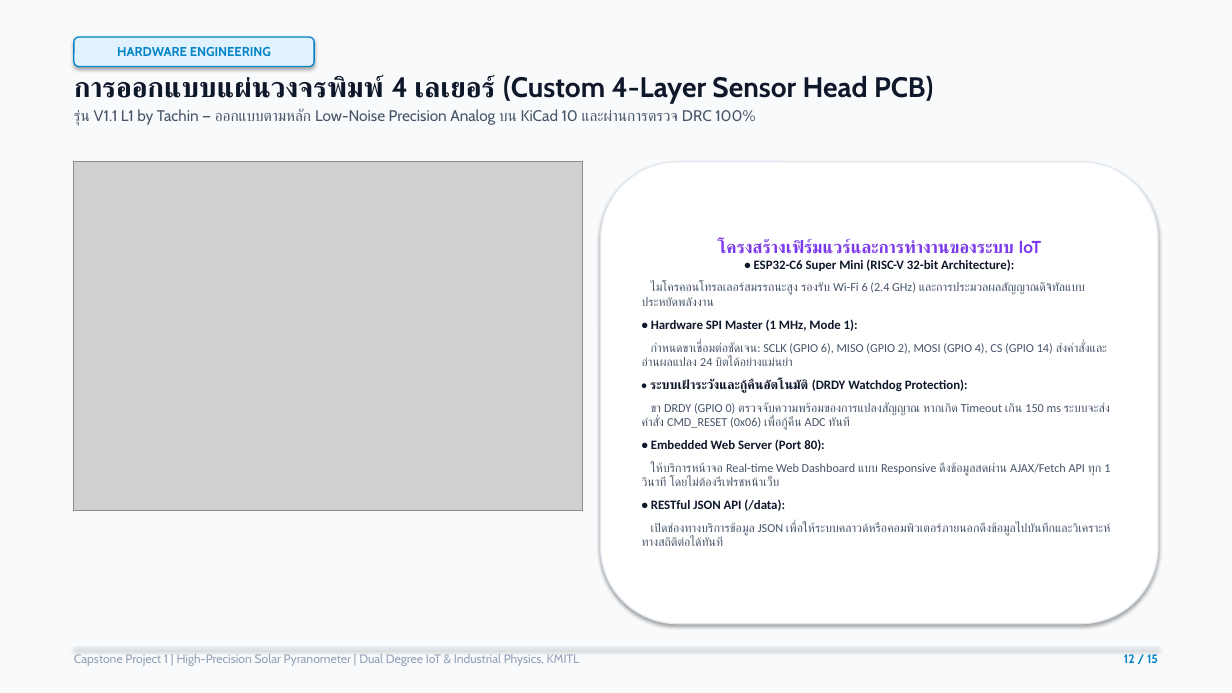
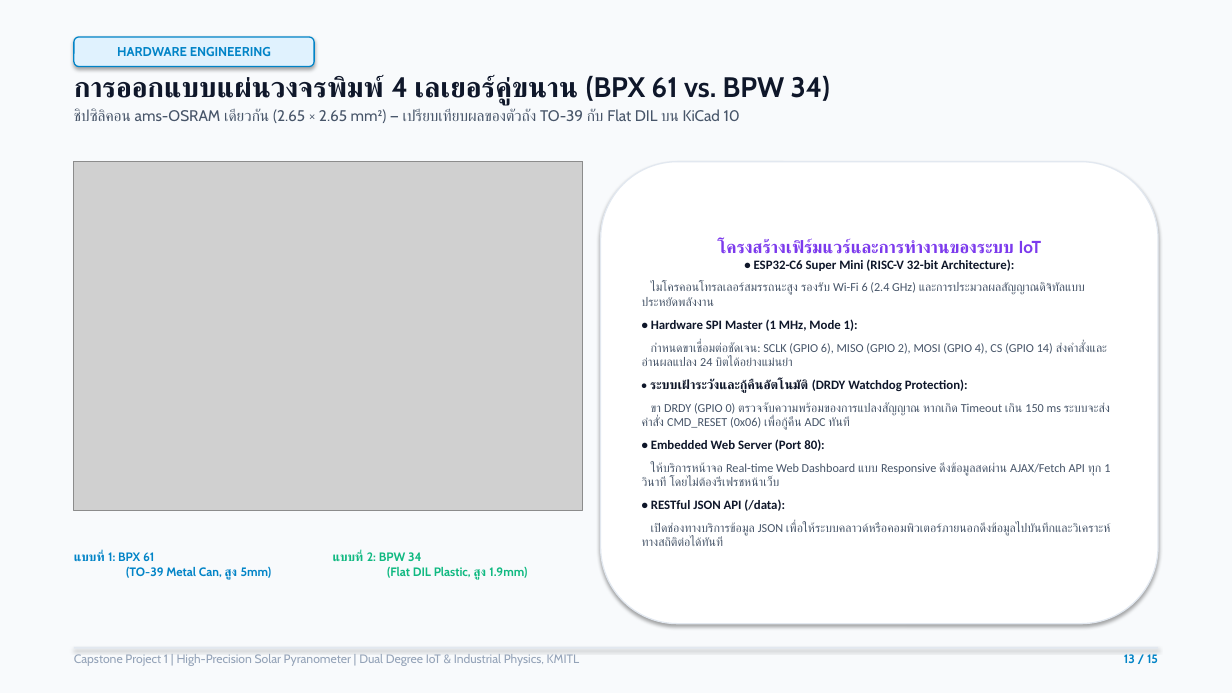
Before and after one commit to tachin-r/Pyranometer_Over_engineering, a slide deck: slide 13 of Report_doc/69_IoT_Pyranometer_Capstone1_Slides.pptx (slide 12 before the commit). Drawn at 1232x693 pixels with LibreOffice and Linux fonts; fonts in the diff are those of the drawing; grey boxes stand for pictures. Boxes give left, top, right and bottom in pixels: in the first picture for what was removed or moved away, otherwise in the second. Text is boxed around its words. In the diff, an @@ line names an element or a change of style, - is before the commit and + after.

```diff
--- a/Report_doc/69_IoT_Pyranometer_Capstone1_Slides.pptx
+++ b/Report_doc/69_IoT_Pyranometer_Capstone1_Slides.pptx
@@ text at box(74, 75, 830, 123): text changed @@
-การออกแบบแผ่นวงจรพิมพ์ 4 เลเยอร์ (Custom 4-Layer Sensor Head PCB)
-รุ่น V1.1 L1 by Tachin — ออกแบบตามหลัก Low-Noise Precision Analog บน KiCad 10 และผ่านการตรวจ DRC 100%
+การออกแบบแผ่นวงจรพิมพ์ 4 เลเยอร์คู่ขนาน (BPX 61 vs. BPW 34)
+ชิปซิลิคอน ams-OSRAM เดียวกัน (2.65 × 2.65 mm²) — เปรียบเทียบผลของตัวถัง TO-39 กับ Flat DIL บน KiCad 10
@@ text added at box(74, 552, 272, 580), 9.5 pt, text #0284C7, bold @@
+แบบที่ 1: BPX 61
+(TO-39 Metal Can, สูง 5mm)
@@ text added at box(333, 552, 527, 580), 9.5 pt, text #10B981, bold @@
+แบบที่ 2: BPW 34
+(Flat DIL Plastic, สูง 1.9mm)
@@ text at box(1124, 654, 1158, 663): text changed @@
-12 / 15
+13 / 15
```
Also in this commit, not shown: 7 other slides changed, 1 slide added, 11 other files.
